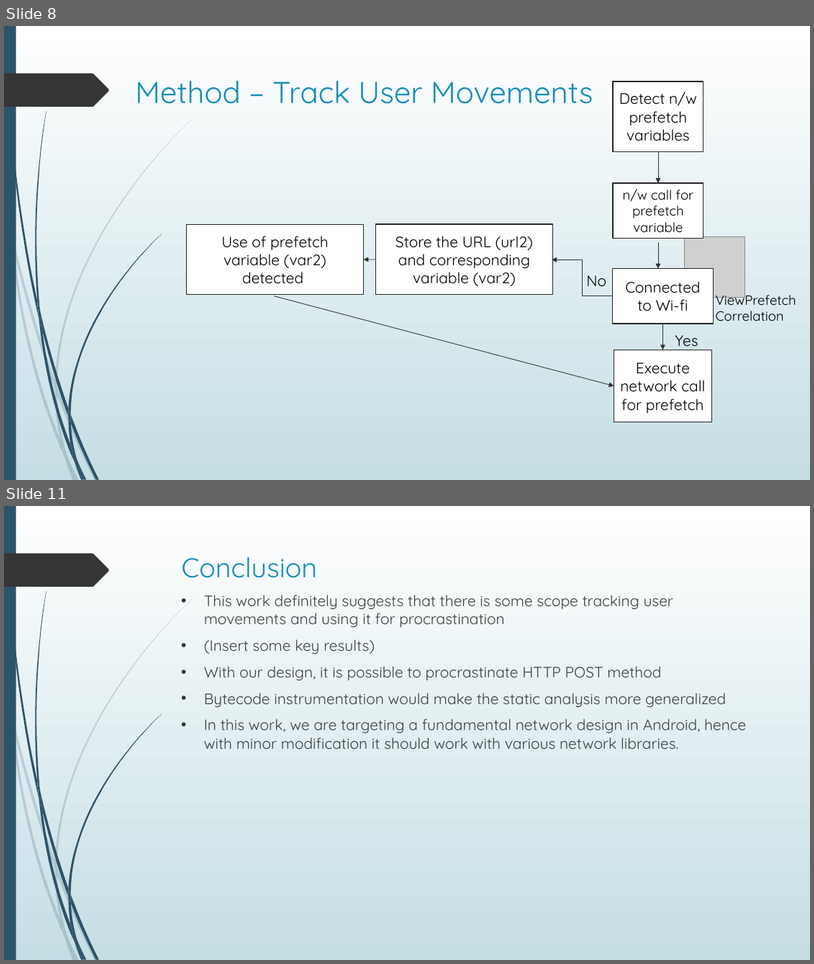
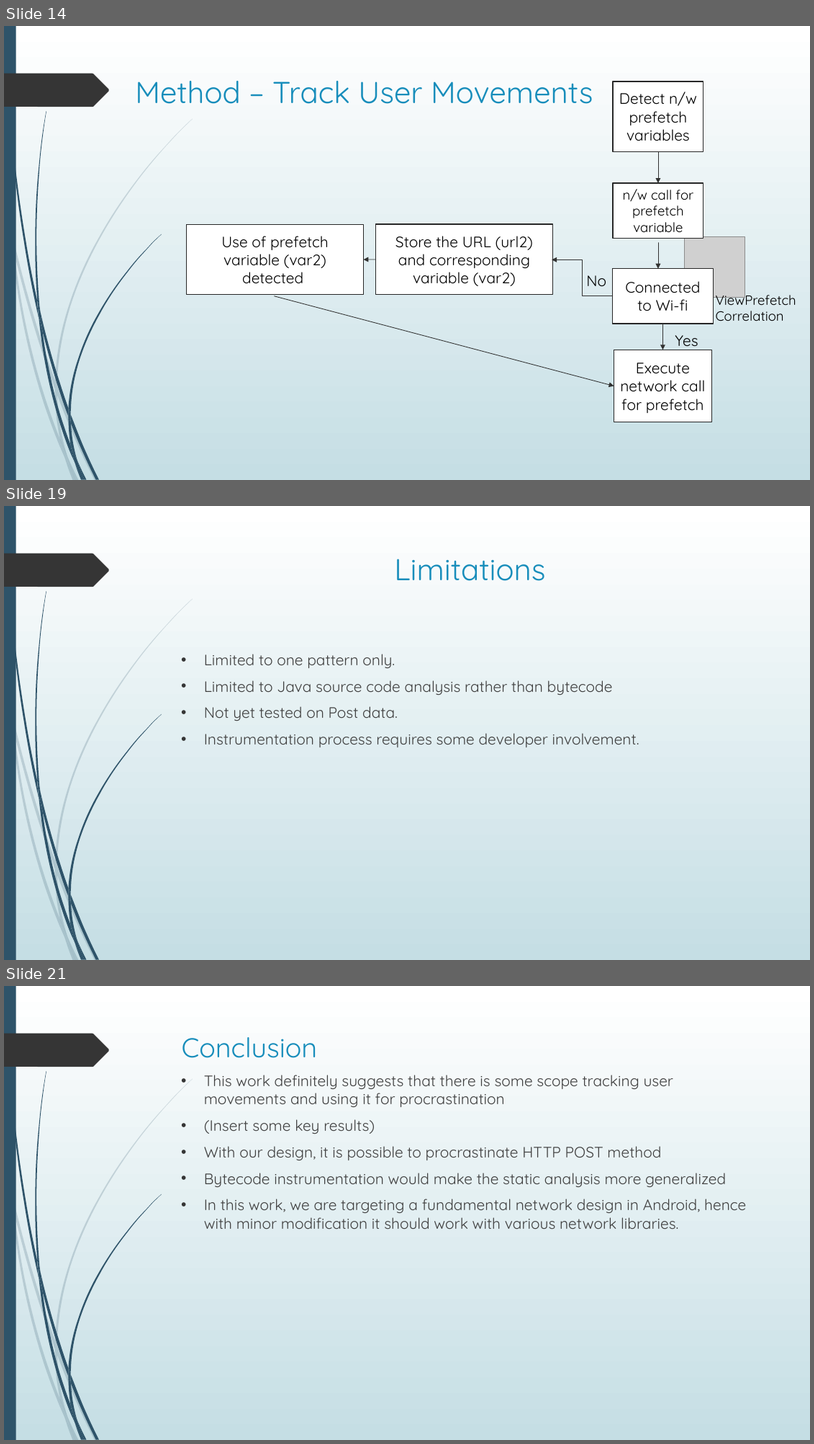
Before and after one commit to shahamish150294/PrefetchProcrastinatorAndroid, a slide deck: Prefetch Procrastinator Final Presentation.pptx. Shown one above the other, each under a label of ours: slides 8 and 11 before the commit, slides 14, 19 and 21 after it; the slides between them are not shown. The pictures are 814x964 and 814x1444 pixels, drawn with LibreOffice and Linux fonts; fonts in the diff are those of the drawing; grey boxes stand for pictures. Boxes give left, top, right and bottom in pixels: in the first picture for what was removed or moved away, otherwise in the second. Text is boxed around its words. In the diff, an @@ line names an element or a change of style, - is before the commit and + after.

```diff
--- a/Prefetch Procrastinator Final Presentation.pptx
+++ b/Prefetch Procrastinator Final Presentation.pptx
@@ slide 19 added at [4, 506, 810, 960], background gradient #FFFFFF to #C5DEE5; not listed: 24 template elements that a slide beside it also shows @@
@@ title added at [394, 559, 545, 581], 36 pt, text #178DBB @@
+Limitations
@@ text added at [204, 654, 640, 747], 18 pt, text #404040 @@
+• Limited to one pattern only.
+• Limited to Java source code analysis rather than bytecode
+• Not yet tested on Post data.
+• Instrumentation process requires some developer involvement.
@@ what was slide 8 is now slide 14 @@
@@ what was slide 11 is now slide 21 @@
```
Also in this commit, not shown: 11 other slides added, 2 slides removed.
